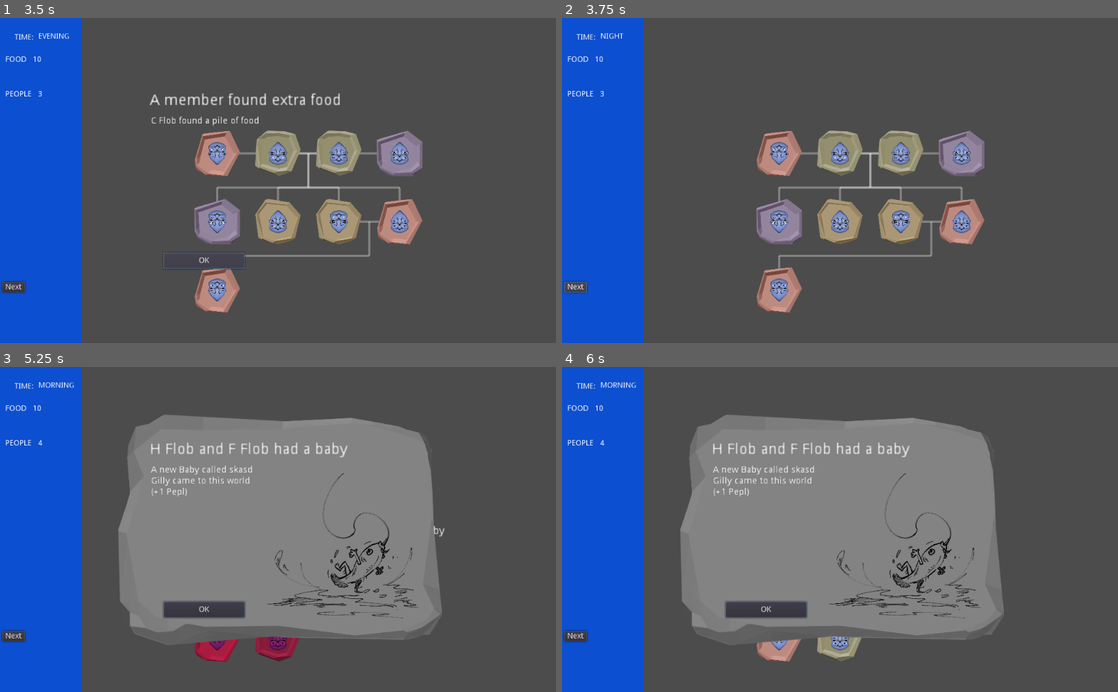
Above: before the commit, frames 1-4 (two rows, left to right).
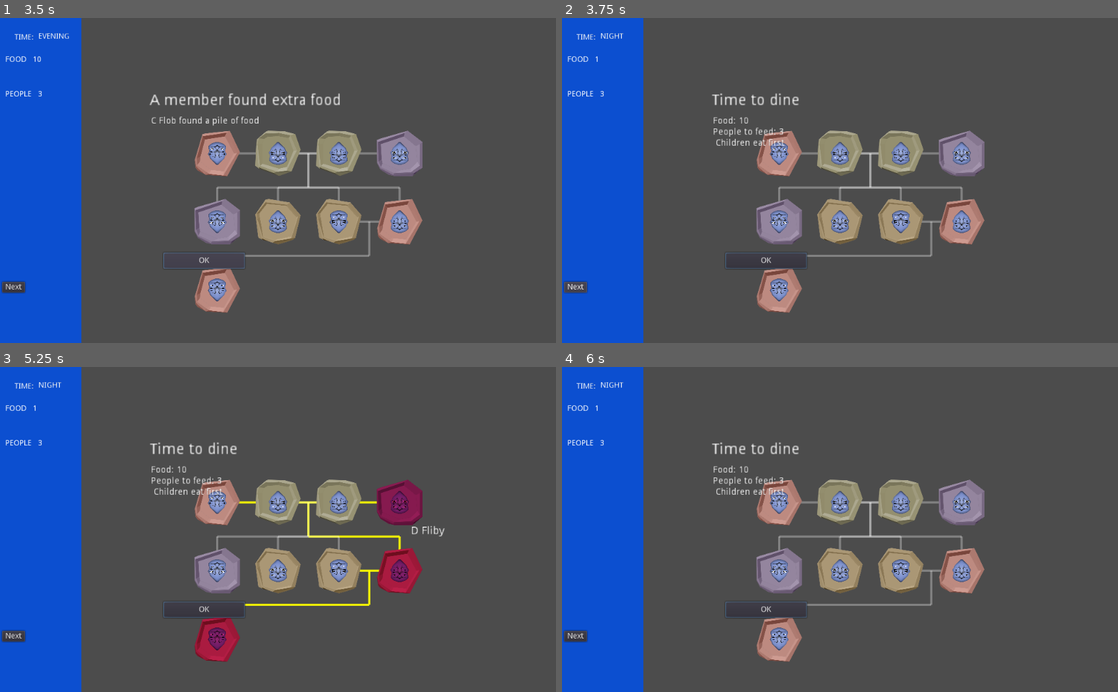
Above: after the commit, the same moments.

Repository: pmoco/GGJ23-FlipFlop_Gene
Game: Godot game, scene res://scenes/test.tscn
The game is run twice, just before and just after one commit, with the same random seed, the same clock (stepped at 60 frames per second) and the same inputs.
Inputs (mouse positions are in pixels of both pictures, inside the frame that each line leads up to):
- Up to frame 1 (3.5 s): click "Next" at 0.5 s; click "Next" at 1.25 s; click "OK" at 2 s; click "OK" at 2.75 s
- Up to frame 2 (3.75 s): click "Next" at 3.5 s
- Up to frame 3 (5.25 s): click (205, 610) at 4.25 s, where only the run after the commit has a clickable "OK"; tap Enter at 5 s; move the mouse to (400, 513) at 5.02 s; click (400, 513) at 5.17 s
- Up to frame 4 (6 s): tap Space at 5.75 s; move the mouse to (728, 545) at 5.77 s; click (728, 545) at 5.92 s

Frame 1 is identical in both runs. In frame 2, 0.7% of the frame differs, in the area x 0-45%, y 11-85%; in frame 3, 34%, in the area x 6-80%, y 4-91%; in frame 4, 34%.
Error before the commit: Invalid operands 'String' and 'int' in operator '+'. (res://scripts/Events/DineEvent.gd:6)

Commit message:
Add Dine event

Diff:
--- a/scripts/Events/DineEvent.gd
+++ b/scripts/Events/DineEvent.gd
@@ -3,7 +3,7 @@
 
 func triggerEvent(scene) :
 	self.title = "Time to dine"
-	self.text = "Food: "+scene.food+"\nPeople: "+scene.peopleCount
+	self.text = "Food: "+ String(scene.food) + "\nPeople to feed: "+ String(scene.peopleCount)+ "\n Children eat first"
 
 	self.eventName =  "ThisisaDineEvent"
 	self.photoPath = "//"
--- a/scripts/states/Night.gd
+++ b/scripts/states/Night.gd
@@ -15,11 +15,53 @@
 	var event  =  scene.eventManager.getDineEvent(scene)
 	flag = event.triggerEvent( scene)
 	if flag == 0 :
+		scene.food = feed(scene)
 		var eventWindow = scene.EventWindow
 		eventWindow.open(event.title , event.text, event.photoPath)
 
-func feed():
-	pass
+func feed(scene):
+	var childs = scene.graph_holder.get_characters_by_age (Character.AGE.CHILD)
+	var adults = scene.graph_holder.get_characters_by_age (Character.AGE.ADULT)
+	var elders = scene.graph_holder.get_characters_by_age (Character.AGE.ELDER)
+	var food = scene.food
+	var hungry
+	for i in childs:
+		if i.is_alive:
+			if food-1 >= 0:
+				food = food-1
+			else:
+				hungry = randi() % 2
+				if hungry == 0:
+					if i.status == Character.STATUS.HUNGRY:
+						hungry = randi() % 2
+						if hungry == 0:
+							i.is_alive = false
+					i.status = Character.STATUS.HUNGRY
+	for i in adults:
+		if i.is_alive:
+			if food-1 >= 0:
+				food = food-1
+			else:
+				hungry = randi() % 2
+				if hungry == 0:
+					if i.status == Character.STATUS.HUNGRY:
+						hungry = randi() % 2
+						if hungry == 0:
+							i.is_alive = false
+					i.status = Character.STATUS.HUNGRY
+	for i in elders:
+		if i.is_alive:
+			if food-1 >= 0:
+				food = food-1
+			else:
+				hungry = randi() % 2
+				if hungry == 0:
+					if i.status == Character.STATUS.HUNGRY:
+						hungry = randi() % 2
+						if hungry == 0:
+							i.is_alive = false
+					i.status = Character.STATUS.HUNGRY
+	return food
 # Called every frame. 'delta' is the elapsed time since the previous frame.
 #func _process(delta):
 #	pass
